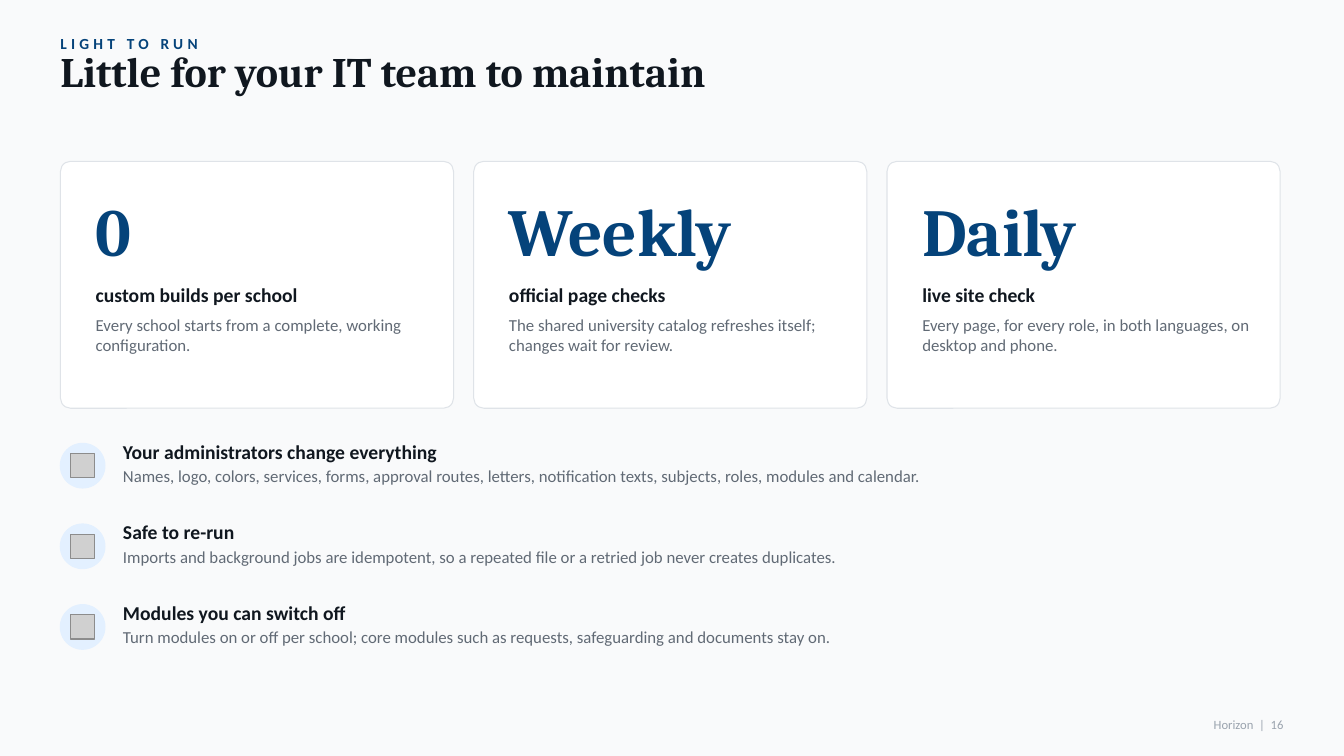
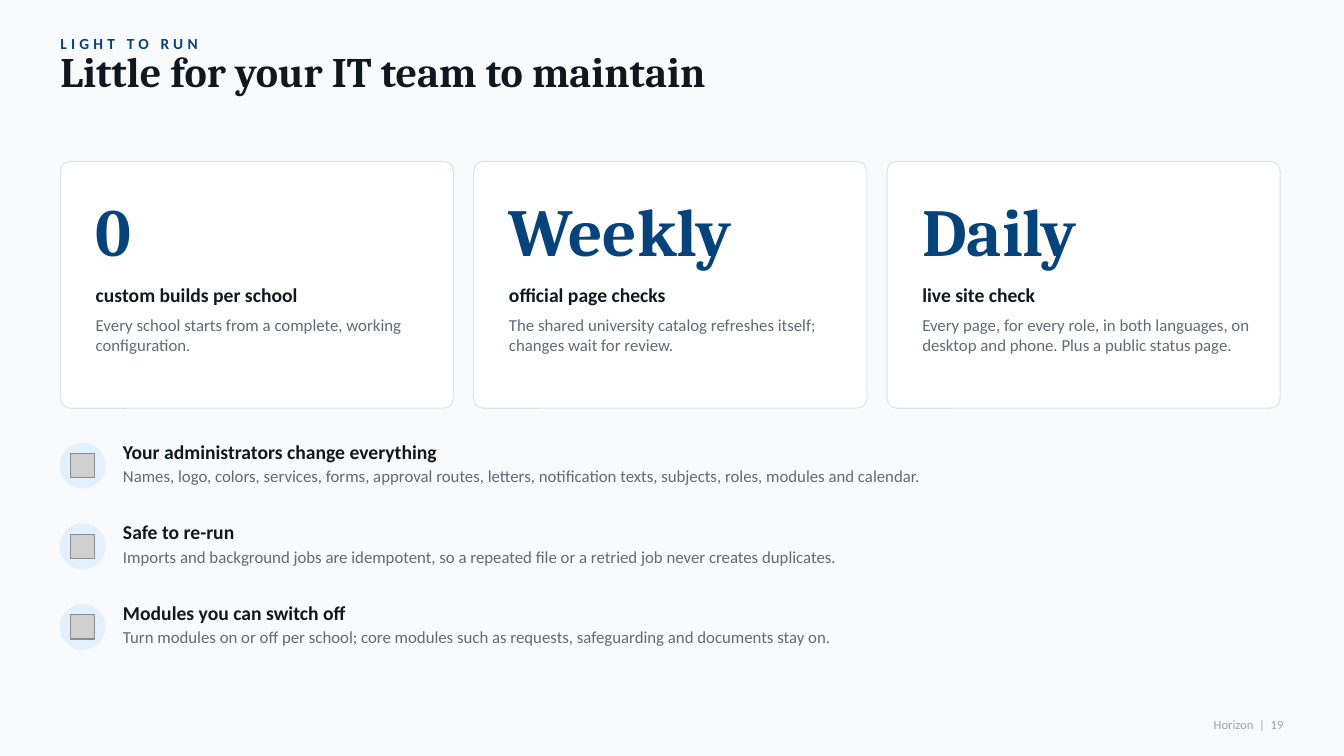
Before and after one commit to jzaky/School, a slide deck: slide 19 of docs/sales/Horizon-Pitch-Deck.pptx (slide 16 before the commit). Drawn at 1344x756 pixels with LibreOffice and Linux fonts; fonts in the diff are those of the drawing; grey boxes stand for pictures. Boxes give left, top, right and bottom in pixels: in the first picture for what was removed or moved away, otherwise in the second. Text is boxed around its words. In the diff, an @@ line names an element or a change of style, - is before the commit and + after.

```diff
--- a/docs/sales/Horizon-Pitch-Deck.pptx
+++ b/docs/sales/Horizon-Pitch-Deck.pptx
@@ text at <box>922,319,1249,354</box>: text changed @@
-Every page, for every role, in both languages, on desktop and phone.
+Every page, for every role, in both languages, on desktop and phone. Plus a public status page.
```
Also in this commit, not shown: 8 other slides changed, 3 slides added, 10 other files.
